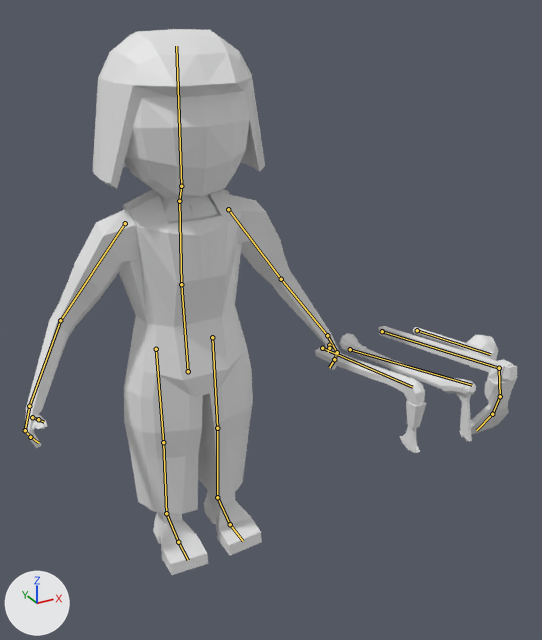
One commit to the Blender file Map/Assets/Models/Persians/Persian_civil/Persian_civil_pick.blend: the scene before it, then after it.
Both versions are drawn from a 50 mm lens placed at (-0.99, -2.47, 2.15), pointed at (0.18, -0.34, 1.08). The axes (+X, +Y, +Z) are drawn at lower left. The lights are the same throughout. The bones that bend it are drawn over the model as lines.

Names of what the first picture shows: 'Persian'.
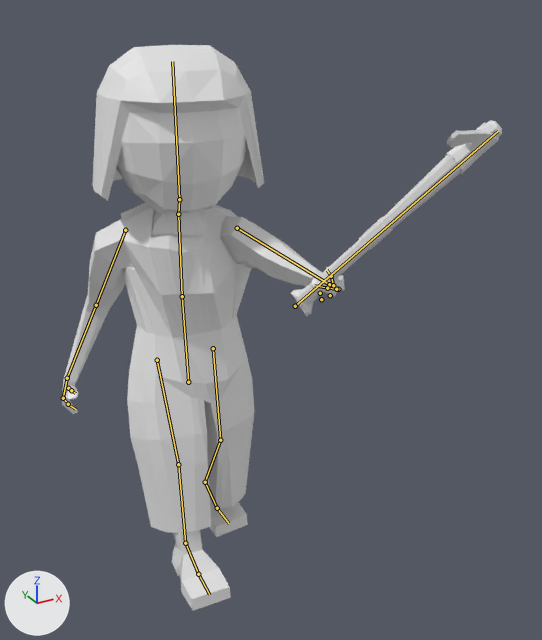
The newer file adds an action. The first version stands in its rest pose; the second is drawn at frame 12 of the action 'Persian_Civil_Pick_Fight'.

Location of each change, [x1, y1, x2, y2] in pixels of the pictures (542 x 640 px):
```json
{"object": "Persian", "change": "posed", "before": [25, 29, 517, 575], "after": [62, 45, 502, 610], "on screen": "11% narrower"}
{"bone": "abdomen", "before": "(188, 371) to (181, 284)", "after": "(188, 382) to (182, 296)"}
{"bone": "pecho", "before": "(181, 284) to (179, 201)", "after": "(182, 296) to (178, 214)"}
{"bone": "cabeza", "before": "(181, 186) to (176, 46)", "after": "(179, 199) to (172, 61)"}
{"bone": "brazo_L", "before": "(228, 209) to (281, 279)", "after": "(237, 228) to (329, 284)"}
{"bone": "antebrazo_L", "before": "(281, 279) to (327, 335)", "after": "(329, 284) to (338, 289)"}
{"bone": "Hacha", "before": "(322, 348) to (412, 387)", "after": "(320, 293) to (320, 293)"}
{"bone": "Pick", "before": "(350, 349) to (472, 385)", "after": "(295, 306) to (498, 131)"}
{"bone": "Rack", "before": "(382, 331) to (499, 368)", "after": "(321, 299) to (321, 299)"}
{"bone": "Martillo", "before": "(417, 330) to (490, 354)", "after": "(330, 295) to (330, 295)"}
{"bone": "brazo_R", "before": "(125, 223) to (60, 320)", "after": "(125, 230) to (96, 305)"}
{"bone": "antebrazo_R", "before": "(60, 320) to (29, 406)", "after": "(96, 305) to (67, 378)"}
```

Edits to the scene script, one JSON object a line:
```json
{"block": "bone_abdomen", "where": "bone_abdomen = bpy.data.objects['Armature'].pose.bones['abdomen']  # child of 'root'"}
{"op": "set", "path": "bone_abdomen.location", "old": "(0.0, 0.0, 0.0)", "new": "(0.0, -0.34, -0.01)"}
{"block": "bone_pecho", "where": "bone_pecho = bpy.data.objects['Armature'].pose.bones['pecho']  # child of 'abdomen'"}
{"op": "set", "path": "bone_pecho.rotation_quaternion", "old": "(1.0, 0.0, 0.0, 0.0)", "new": "(0.979, 0.0, -0.205, -0.009)", "note": "degrees (0, 0, 0) -> degrees (0, -24, -1)"}
{"block": "bone_cabeza", "where": "bone_cabeza = bpy.data.objects['Armature'].pose.bones['cabeza']  # child of 'cuello'"}
{"op": "set", "path": "bone_cabeza.rotation_quaternion", "old": "(1.0, 0.0, 0.0, 0.0)", "new": "(0.992, 0.0, 0.122, 0.008)", "note": "degrees (0, 0, 0) -> degrees (0, 14, 1)"}
{"block": "bone_brazo_l", "where": "bone_brazo_l = bpy.data.objects['Armature'].pose.bones['brazo_L']  # child of 'pecho'"}
{"op": "set", "path": "bone_brazo_l.rotation_quaternion", "old": "(1.0, 0.0, 0.0, 0.0)", "new": "(0.814, 0.319, 0.379, -0.303)", "note": "degrees (0, 0, 0) -> degrees (30, 54, -25)"}
{"block": "bone_antebrazo_l", "where": "bone_antebrazo_l = bpy.data.objects['Armature'].pose.bones['antebrazo_L']  # child of 'brazo_L'"}
{"op": "set", "path": "bone_antebrazo_l.rotation_quaternion", "old": "(1.0, 0.0, 0.0, 0.0)", "new": "(0.472, 0.318, -0.745, -0.348)", "note": "degrees (0, 0, 0) -> degrees (111, -29, -114)"}
{"block": "bone_hacha", "where": "bone_hacha = bpy.data.objects['Armature'].pose.bones['Hacha']  # child of 'mano_L'"}
{"op": "set", "path": "bone_hacha.location", "old": "(0.0, 0.0, 0.0)", "new": "(-0.03, 0.03, 0.08)"}
{"op": "set", "path": "bone_hacha.scale", "old": "(1.0, 1.0, 1.0)", "new": "(0.0, 0.0, 0.0)"}
{"block": "bone_pick", "where": "bone_pick = bpy.data.objects['Armature'].pose.bones['Pick']  # child of 'mano_L'"}
{"op": "set", "path": "bone_pick.location", "old": "(0.0, 0.0, 0.0)", "new": "(-1.19, 0.05, 1.27)"}
{"op": "set", "path": "bone_pick.rotation_quaternion", "old": "(1.0, 0.0, 0.0, 0.0)", "new": "(0.958, -0.158, 0.041, -0.234)", "note": "degrees (0, 0, 0) -> degrees (-19, 0, -27)"}
{"block": "bone_rack", "where": "bone_rack = bpy.data.objects['Armature'].pose.bones['Rack']  # child of 'mano_L'"}
{"op": "set", "path": "bone_rack.location", "old": "(0.0, 0.0, 0.0)", "new": "(-2.35, 0.14, 0.07)"}
{"op": "set", "path": "bone_rack.scale", "old": "(1.0, 1.0, 1.0)", "new": "(0.0, 0.0, 0.0)"}
{"block": "bone_martillo", "where": "bone_martillo = bpy.data.objects['Armature'].pose.bones['Martillo']  # child of 'mano_L'"}
{"op": "set", "path": "bone_martillo.location", "old": "(0.0, 0.0, 0.0)", "new": "(-3.66, 0.32, -0.25)"}
{"op": "set", "path": "bone_martillo.rotation_quaternion", "old": "(1.0, 0.0, 0.0, 0.0)", "new": "(0.971, 0.239, 0.0, 0.0)", "note": "degrees (0, 0, 0) -> degrees (28, 0, 0)"}
{"op": "set", "path": "bone_martillo.scale", "old": "(1.0, 1.0, 1.0)", "new": "(0.0, 0.0, 0.0)"}
{"block": "bone_brazo_r", "where": "bone_brazo_r = bpy.data.objects['Armature'].pose.bones['brazo_R']  # child of 'pecho'"}
{"op": "set", "path": "bone_brazo_r.rotation_quaternion", "old": "(1.0, 0.0, 0.0, 0.0)", "new": "(0.982, -0.092, -0.063, -0.155)", "note": "degrees (0, 0, 0) -> degrees (-9, -9, -17)"}
{"block": "bone_antebrazo_r", "where": "bone_antebrazo_r = bpy.data.objects['Armature'].pose.bones['antebrazo_R']  # child of 'brazo_R'"}
{"op": "set", "path": "bone_antebrazo_r.rotation_quaternion", "old": "(1.0, 0.0, 0.0, 0.0)", "new": "(0.993, 0.097, 0.008, 0.066)", "note": "degrees (0, 0, 0) -> degrees (11, 0, 8)"}
{"block": "bone_pie_l_control", "where": "bone_pie_l_control = bpy.data.objects['Armature'].pose.bones['pie_L_control']  # child of 'root'"}
{"op": "set", "path": "bone_pie_l_control.location", "old": "(0.0, 0.0, 0.0)", "new": "(-0.01, -0.94, 0.0)"}
{"block": "bone_pie_r_control", "where": "bone_pie_r_control = bpy.data.objects['Armature'].pose.bones['pie_R_control']  # child of 'root'"}
{"op": "set", "path": "bone_pie_r_control.location", "old": "(0.0, 0.0, 0.0)", "new": "(-0.02, 1.49, -0.04)"}
```
